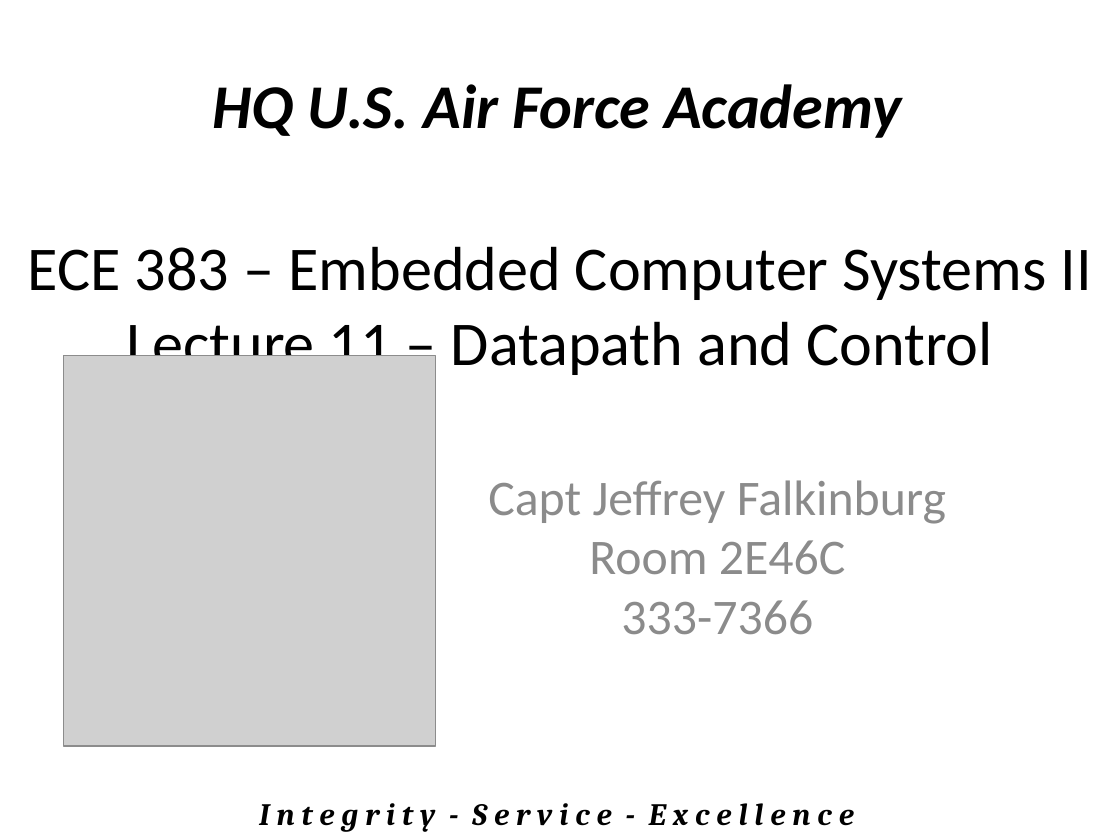
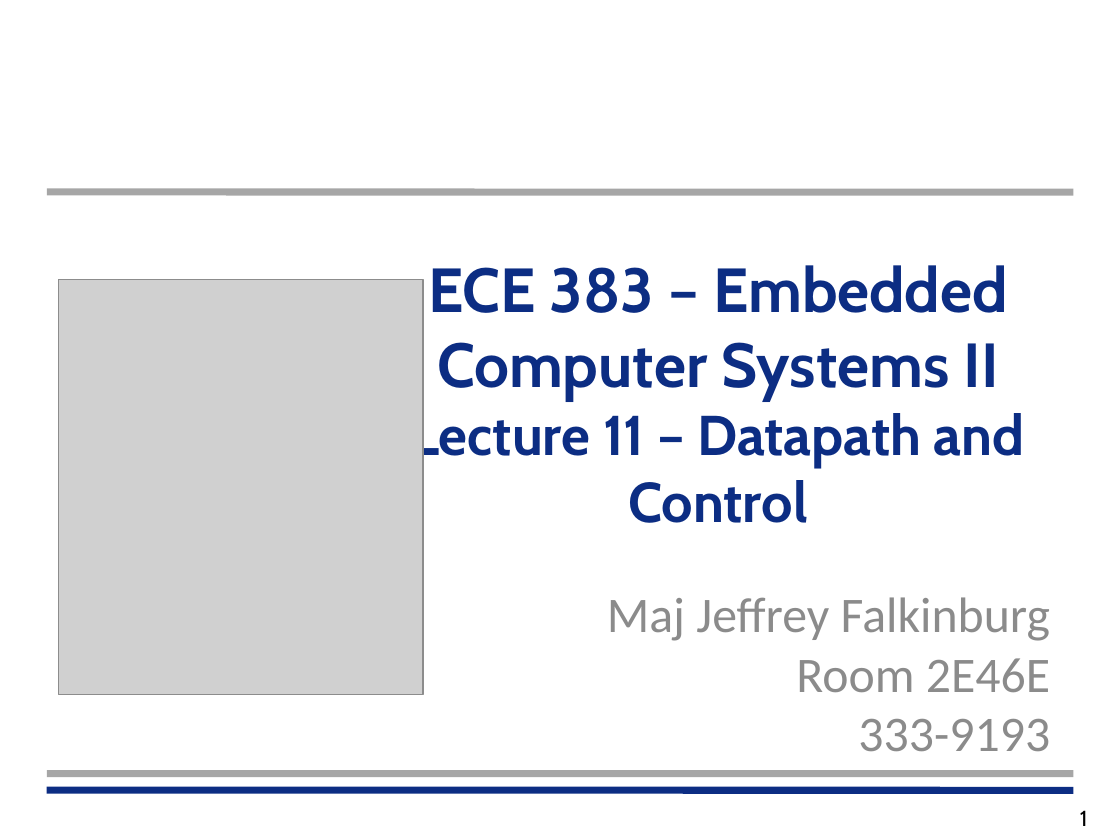
Before and after one commit to jfalkinburg/ECE383_web, a slide deck: slide 1 of lecture/slides/ECE_383_Lec11.pptx. Drawn at 1120x840 pixels with LibreOffice and Linux fonts; fonts in the diff are those of the drawing; grey boxes stand for pictures. Boxes give left, top, right and bottom in pixels: in the first picture for what was removed or moved away, otherwise in the second. Text is boxed around its words. In the diff, an @@ line names an element or a change of style, - is before the commit and + after.

```diff
--- a/lecture/slides/ECE_383_Lec11.pptx
+++ b/lecture/slides/ECE_383_Lec11.pptx
@@ text removed at [212,84,901,138] @@
-HQ U.S. Air Force Academy
@@ line added from (47, 192) to (1073, 192), #A6A6A6 4.5 pt @@
@@ text "ECE 383 – Embedded Computer ...": place and size @@
-text "ECE 383 – Embedded Computer ..." at [28,246,1092,380]
+text "ECE 383 – Embedded Computer ..." at [411,265,1025,523]
@@ text "ECE 383 – Embedded Computer ..." at [411,265,1025,523]: size 40 to 36 pt in "Lecture 11 – Datapath and Control"; font Calibri to Cabin, text colour #000000 to #0C2D83, bold on @@
@@ picture: place and size @@
-picture at [64,356,436,747]
+picture at [59,280,423,696]
@@ subtitle "Maj Jeffrey Falkinburg Room 2E46E ..." at [607,597,1050,751]: vertical alignment top to middle @@
@@ subtitle at [607,597,1050,751]: text changed @@
-Capt Jeffrey Falkinburg
-Room 2E46C
-333-7366
+Maj Jeffrey Falkinburg
+Room 2E46E
+333-9193
@@ line added from (47, 774) to (1073, 774), #A6A6A6 4.5 pt @@
@@ line added from (47, 791) to (1073, 791), #0C2D83 4.5 pt @@
@@ text removed at [259,803,854,832] @@
-I n t e g r i t y - S e r v i c e - E x c e l l e n c e
@@ page number added at [1080,810,1088,826], 14 pt, text #000000 @@
+1
```
Also in this commit, not shown: 1 other slide changed, 9 other files.
